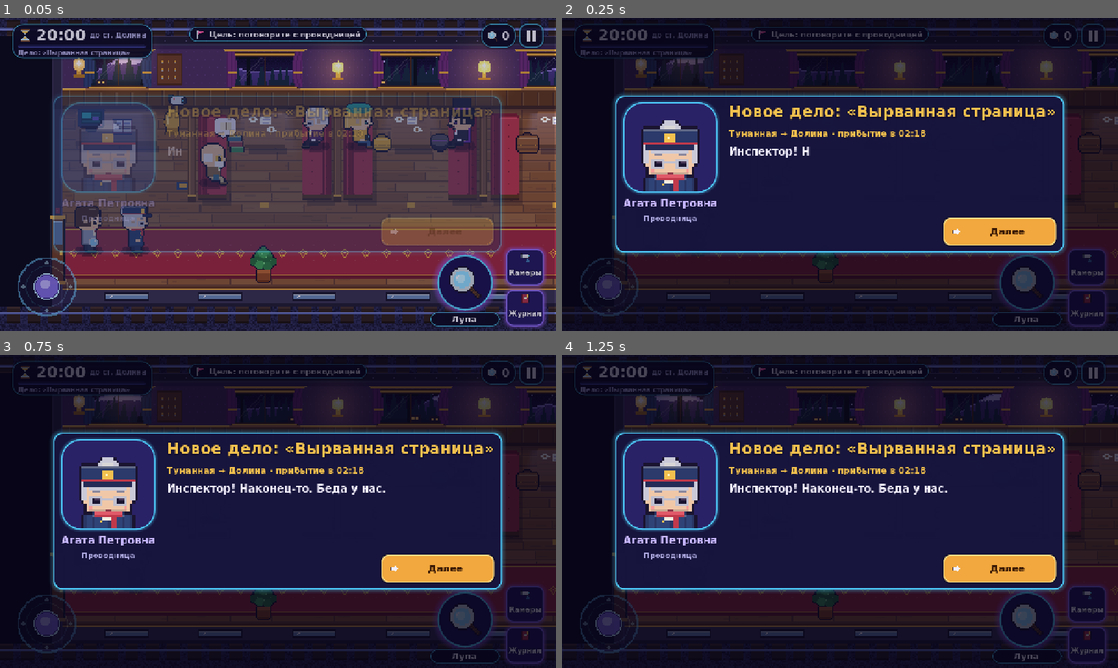
Above: before the commit, frames 1-4 (two rows, left to right).
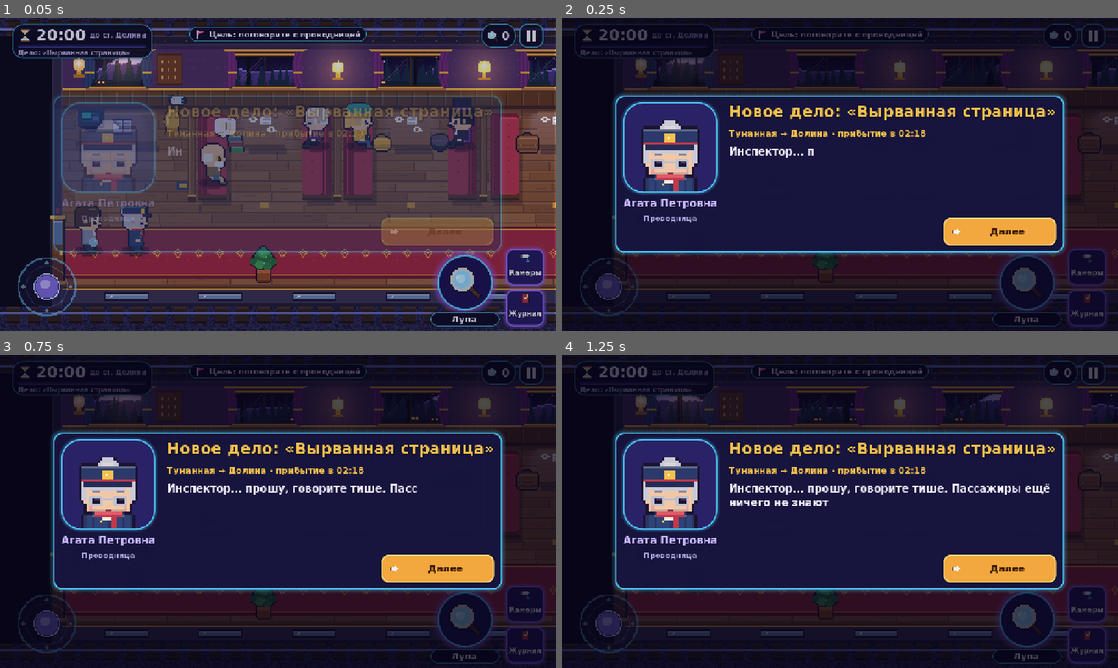
Above: after the commit, the same moments.

Repository: armenaivaziann-wq/last-train
Game: Godot game, scene res://game/game.tscn
Same seed, same stepped clock (60 frames per second), same inputs: the game is played once before the commit and once after it. This scene is started directly instead of the project's main scene.
Inputs (mouse positions are in pixels of both pictures, inside the frame that each line leads up to):
- Up to frame 1 (0.05 s): no input
- Up to frame 2 (0.25 s): no input
- Up to frame 3 (0.75 s): click (533, 373) at 0.52 s
- Up to frame 4 (1.25 s): no input

Frame 1 is identical in both runs. In frame 2, less than 0.1% of the frame differs, in the area x 41-46%, y 41-44%; in frame 3, 0.5%; in frame 4, 0.9%, in the area x 30-88%, y 41-49%.

Commit message:
Conductor briefs in detective style: no villain name or abilities
Co-Authored-By: Claude Opus 5.5 <noreply@anthropic.com>

Diff:
--- a/data/cases/case_01.json
+++ b/data/cases/case_01.json
@@ -35,12 +35,12 @@
  "brief": {
   "speaker": "agata",
   "lines": [
-   "Инспектор! Наконец-то. Беда у нас.",
+   "Инспектор… прошу, говорите тише. Пассажиры ещё ничего не знают.",
    "Пока я была в ресторане, кто-то пробрался в служебное купе и вырвал страницу из журнала вагона.",
-   "На той странице — образцы подписей постоянных пассажиров. Без них я не сверю билеты на выходе.",
-   "Говорят, в поезде прячется двойник. До Долины двадцать минут — потом он сойдёт и затеряется. И будьте осторожны: впереди туннели."
+   "На той странице — образцы подписей постоянных пассажиров. Кому-то очень не хотелось, чтобы я их сверила.",
+   "Тот, кто это сделал, всё ещё в поезде. До Долины двадцать минут — там он сойдёт, и мы его больше не увидим. И будьте осторожны: впереди туннели."
   ],
-  "goal": "Найдите монстра до прибытия в Долину. Осматривайте вагоны, говорите с пассажирами, проверяйте документы, багаж и записи камер.",
+  "goal": "Найдите виновного до прибытия в Долину. Осматривайте вагоны, говорите с пассажирами, проверяйте документы, багаж и записи камер.",
   "gives": [
    "s_agata_brief"
   ]
--- a/game/case_generator.gd
+++ b/game/case_generator.gd
@@ -389,16 +389,45 @@
 		d["clues"].erase(id)
 
 
+const BRIEF_OPENERS: Array[String] = [
+	"Инспектор, хорошо, что вы здесь. Мне нужна ваша помощь — и тишина.",
+	"Инспектор… прошу, говорите тише. Пассажиры ещё ничего не знают.",
+	"Слава богу, вы в поезде, инспектор. Столько лет на этой линии — а такого не припомню.",
+	"Инспектор, на пару слов. Не здесь — в коридоре нас могут услышать.",
+]
+const BRIEF_ODDITIES: Array[String] = [
+	"Двери были заперты, в коридоре никого не видели. И всё же кто-то там был.",
+	"Никто ничего не слышал. Или делает вид, что не слышал.",
+	"Свет мигнул всего на секунду. Когда он зажёгся, всё уже случилось.",
+	"Странно другое: у каждого пассажира есть объяснение. Слишком гладкое объяснение.",
+]
+const BRIEF_SUSPICIONS: Array[String] = [
+	"Тот, кто это сделал, всё ещё в поезде. Он сидит рядом с нами и улыбается.",
+	"Кто-то из пассажиров — не тот, за кого себя выдаёт. Я не знаю, кто.",
+	"Я смотрю на знакомые лица — и не могу доверять ни одному из них.",
+	"Он среди пассажиров. И, кажется, он знает, что вы здесь.",
+]
+
+
+static func _pick(generator: RandomNumberGenerator, lines: Array[String]) -> String:
+	return lines[generator.randi_range(0, lines.size() - 1)]
+
+
 func _brief_and_truth() -> void:
 	var cs: Dictionary = CRIME_SPOTS[crime_spot]
 	var speaker: String = "john" if culprit == "agata" else "agata"
 	var tt: String = Db.format_time(crime_t)
+	# Вводная в духе детектива: что случилось и что настораживает — без имени злодея и его
+	# способностей (их игрок узнаёт сам, по уликам). Фразы — из наборов, по зерну дела.
+	var flavor := RandomNumberGenerator.new()
+	flavor.seed = hash("%d|brief" % rng.seed)
 	d["brief"] = {"speaker": speaker, "lines": [
-		"Инспектор, хорошо, что вы здесь!",
+		_pick(flavor, BRIEF_OPENERS),
 		"Около %s %s." % [tt, cs["incident"]],
-		"Говорят, в поезде %s." % str(villain.get("short", "прячется монстр")).to_lower().trim_suffix("."),
-		"До станции %s двадцать минут. Будьте осторожны в туннелях." % d["station_to"]],
-		"goal": "Найдите злодея за 20 минут: записи камер, документы, багаж, показания. " + str(villain.get("counter", "")),
+		_pick(flavor, BRIEF_ODDITIES),
+		_pick(flavor, BRIEF_SUSPICIONS),
+		"До станции %s двадцать минут. Там преступник сойдёт — и мы его больше не увидим." % d["station_to"]],
+		"goal": "Найдите виновного за 20 минут: записи камер, документы, багаж, показания. Никому не верьте на слово.",
 		"gives": ["g_incident"] + (["g_archive"] if d["clues"].has("g_archive") else [])}
 	d["truth"] = [
 		"%s выдавал себя за пассажира: %s." % [villain.get("name", "Злодей"), Db.char_name(culprit)],
--- a/ui/screens/brief_screen.gd
+++ b/ui/screens/brief_screen.gd
@@ -70,7 +70,7 @@
 		_tween.tween_property(_text, "visible_ratio", 1.0, 0.02 * _text.text.length())
 		AudioManager.play_sfx("talk", -8.0)
 	else:
-		_text.text = "Пассажиры не покинут поезд до станции. Монстр — тоже."
+		_text.text = "Никто не покинет поезд до станции. Тот, кто это сделал, — тоже."
 		_text.visible_ratio = 1.0
 		_goal_box.visible = true
 		_next.text = "Начать расследование"
